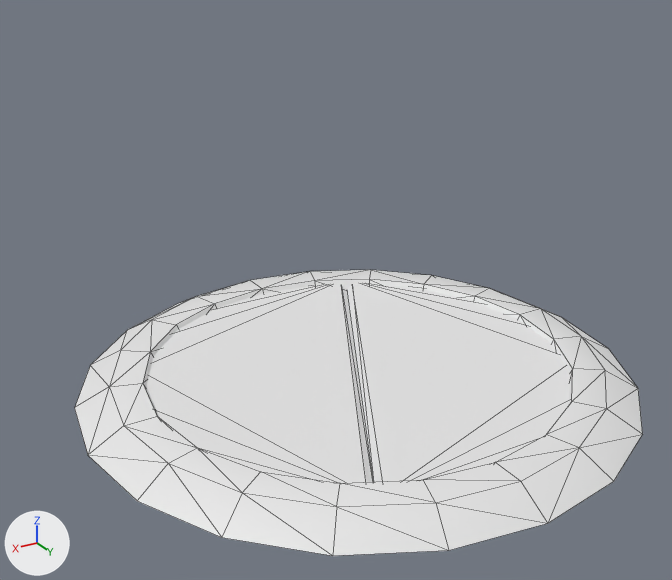
The FBX model jam-unity-project/Assets/Art/Ship/ship_hall.fbx: old version first, new version second.
One viewpoint serves both versions: a camera (50 mm lens) standing at (2.96, 5.63, 2.95) and looking at (-0.07, 0.58, 0.42). The lights are fixed; the arrows at lower left show +X, +Y and +Z. Mesh edges are drawn as thin lines. Materials are left out; every surface is plain grey. Where no turn or scale is listed for an object, it has been applied to the vertices.

Names of what the first picture shows: 'ship_hall_stageCenter', 'ship_hall_stageRound'.
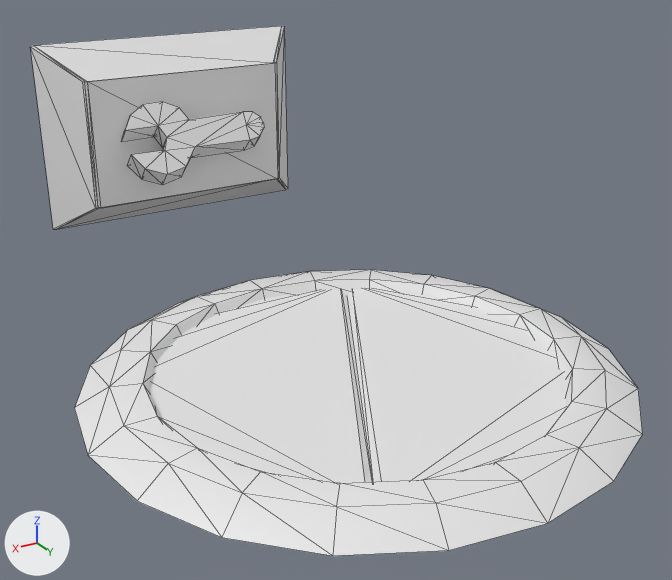
The newer file is also turned or shifted as a whole; pictures and numbers use the older file's frame.

Pixel boxes (x1, y1, x2, y2) of what changed, in the pictures (672 x 580 px):
'ship_hall_wrenchBox', added: after (30, 26, 288, 229)
'player_wrench1', added: after (121, 102, 264, 184)

The change, as a list of edits to the scene's bpy script:
```text
Add me_mesh_003:
    me_mesh_003.from_pydata(...)  # 44 vertices, 84 faces; spans x -0.217..1.017, y -0.183..0.196, z -0.332..0.328
Add me_mesh_002:
    me_mesh_002.from_pydata(...)  # 28 vertices, 46 faces; spans x -1.16..1.16, y -0.39..0.01, z -0.78..0.78
Add ob_player_wrench1:
    ob_player_wrench1 = bpy.data.objects.new('player_wrench1', me_mesh_003)
    ob_player_wrench1.location = (-0.429, -1.676, 1.007)
Add ob_ship_hall_wrenchbox:
    ob_ship_hall_wrenchbox = bpy.data.objects.new('ship_hall_wrenchBox', me_mesh_002)
    ob_ship_hall_wrenchbox.location = (-0.027, -1.809, 1.019)
```
